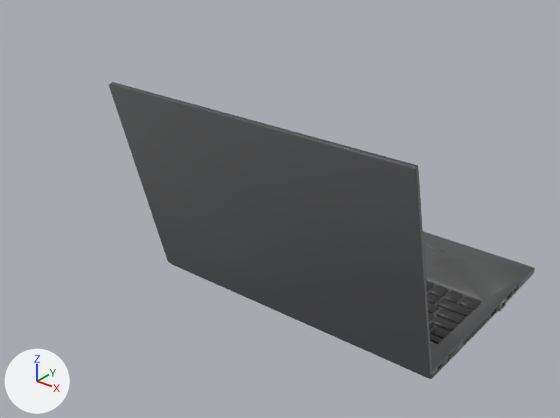
Renders of the glTF model next-dekku/public/threedmodels/싸트북.glb from each side of a commit.
One viewpoint serves both versions: a 50 mm camera at (1.099, -1.49, 1.159) aimed at (-0.073, -0.026, 0.251). The axes (+X, +Y, +Z) are drawn at lower left. The lights are the same throughout. Where no turn or scale is listed for an object, it has been applied to the vertices. Vertices at the same position are counted once.
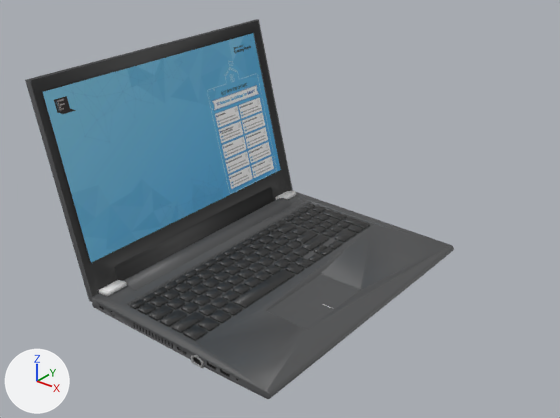
Where the newer file only moved an object's origin or applied its transform, the numbers keep the older frame.

Boxes [x1, y1, x2, y2] around the edits, measured in the pictures (560 x 418 px):
'Cube.002', reshaped (16% narrower)
    before: [109, 82, 432, 377]
    after: [25, 19, 296, 302]
'Plane.001', added (blue)
    after: [43, 33, 282, 262]
'Cube.001', reshaped
    before: [171, 231, 535, 379]
    after: [92, 192, 454, 399]
'Cube.007', reshaped
    before: [426, 281, 481, 344]
    after: [130, 204, 370, 341]

Patch to the scene script:
```diff
--- a/next-dekku/public/threedmodels/싸트북.glb.py
+++ b/next-dekku/public/threedmodels/싸트북.glb.py
@@ img_싸탕화면 @@
+img_싸탕화면 = load_image('싸탕화면', '_unpacked/____', 1931, 1038, 'sRGB')
@@ mat_material_002 @@
+mat_material_002 = principled_material('Material.002')
+mat_material_002.texture = img_싸탕화면
@@ me_cube_001 @@
 me_cube_001.from_pydata(...)  # 1414 vertices, 2813 faces; spans x -0.437..0.441, y -0.307..0.307, z -0.017..0.035
 # used by ob_cube_001; location = (0.019, 0.19, 0.009)
+# me_cube_001 part 1: the whole mesh is multiplied about its middle by the matrix ((0.0, 1.0, 0.012), (-1.0, 0.0, 0.0), (0.0, -0.012, 1.0)), then moved by (-0.103, -0.188, 0.017)
 me_cube_001.materials.append(mat_case)
@@ me_cube_002 @@
 me_cube_002.from_pydata(...)  # 146 vertices, 288 faces; spans x -0.437..0.437, y -0.185..0.014, z -0.016..0.568
 # used by ob_cube_002; location = (0.019, -0.098, 0.026)
+# me_cube_002 part 2: the whole mesh is multiplied about its middle by the matrix ((0.0, 1.0, 0.012), (-1.0, 0.0, 0.0), (0.0, -0.012, 1.0)), then moved by (-0.47, 0.187, 0.022)
 me_cube_002.materials.append(mat_case)
@@ me_cube_012 @@
 me_cube_012.from_pydata(...)  # 3208 vertices, 6016 faces; spans x -0.411..0.381, y -0.114..0.124, z -0.003..0.003
 # used by ob_cube_007; location = (0.033, 0.103, 0.025)
+# me_cube_012 part 3: the whole mesh is multiplied about its middle by the matrix ((0.0, 1.0, 0.012), (-1.0, 0.0, 0.0), (0.0, -0.012, 1.0)), then moved by (-0.182, -0.103, 0.018)
 me_cube_012.materials.append(mat_keyboard)
@@ me_plane_001 @@
+me_plane_001.from_pydata(...)  # 4 vertices, 2 faces; spans x -0.057..0.057, y -0.405..0.405, z -0.223..0.223
+me_plane_001.materials.append(mat_material_002)  # picture img_싸탕화면
@@ ob_plane_001 @@
+ob_plane_001 = bpy.data.objects.new('Plane.001', me_plane_001)
+ob_plane_001.location = (-0.467, 0.0, 0.357)
```
